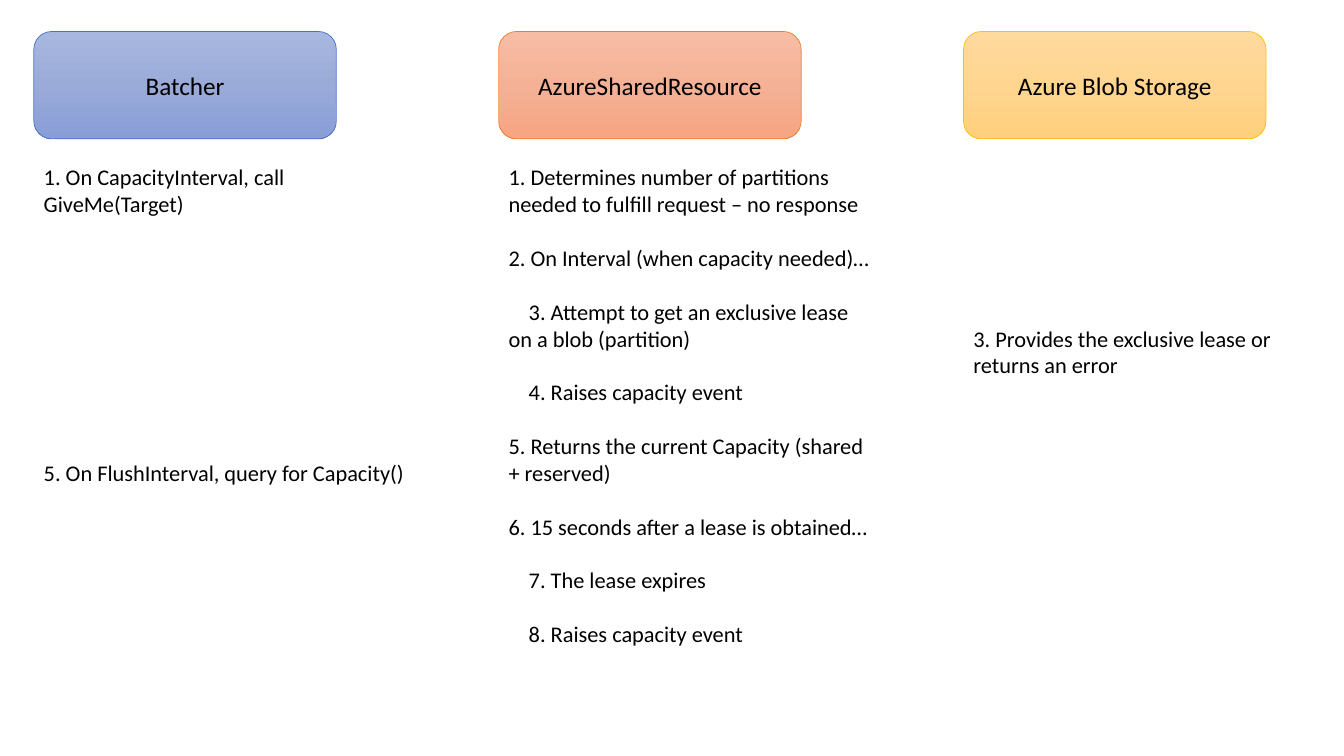
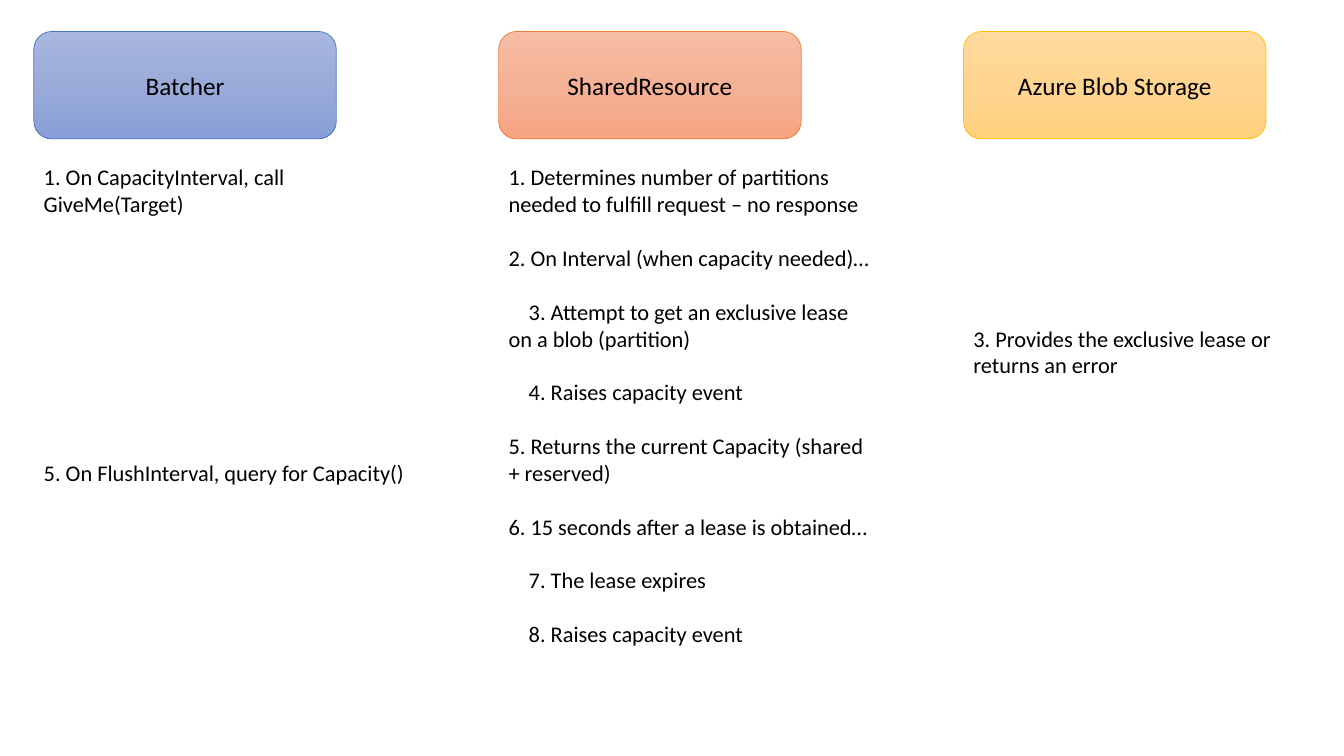
Before and after one commit to mspnp/go-batcher, a slide deck: slide 1 of docs/images/diagrams.pptx. Drawn at 1344x756 pixels with LibreOffice and Linux fonts; fonts in the diff are those of the drawing. Boxes give left, top, right and bottom in pixels: in the first picture for what was removed or moved away, otherwise in the second. Text is boxed around its words. In the diff, an @@ line names an element or a change of style, - is before the commit and + after.

```diff
--- a/docs/images/diagrams.pptx
+++ b/docs/images/diagrams.pptx
@@ text in rounded rectangle at (567, 77, 732, 95): text changed @@
-AzureSharedResource
+SharedResource
```
Also in this commit, not shown: 1 other slide changed, 11 other files.
